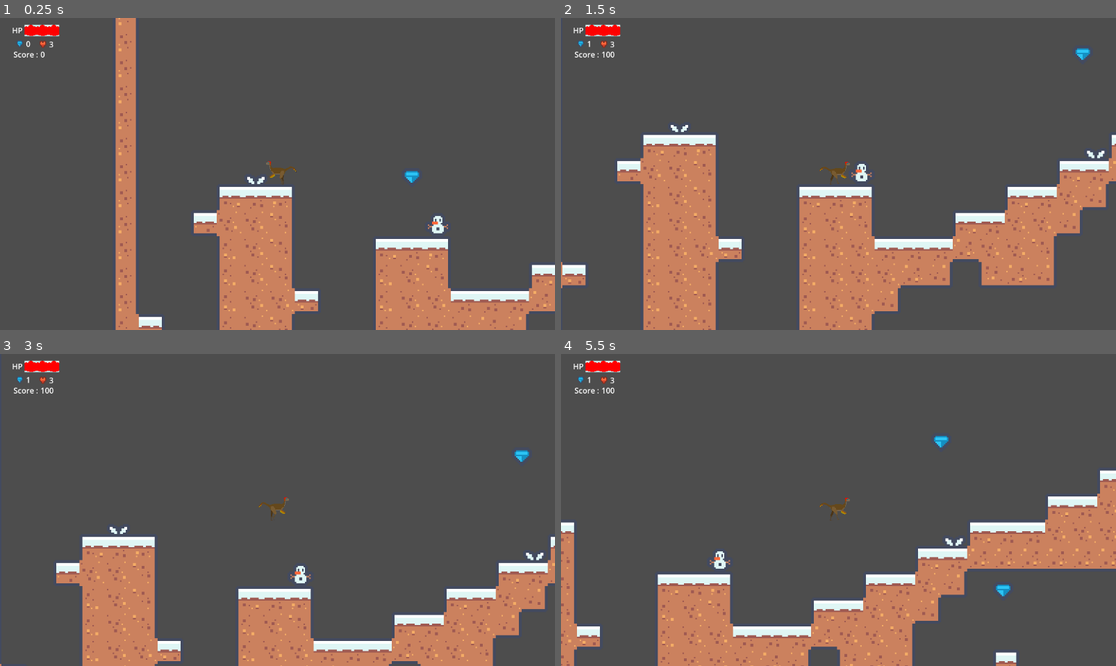
Above: before the commit, frames 1-4 (two rows, left to right).
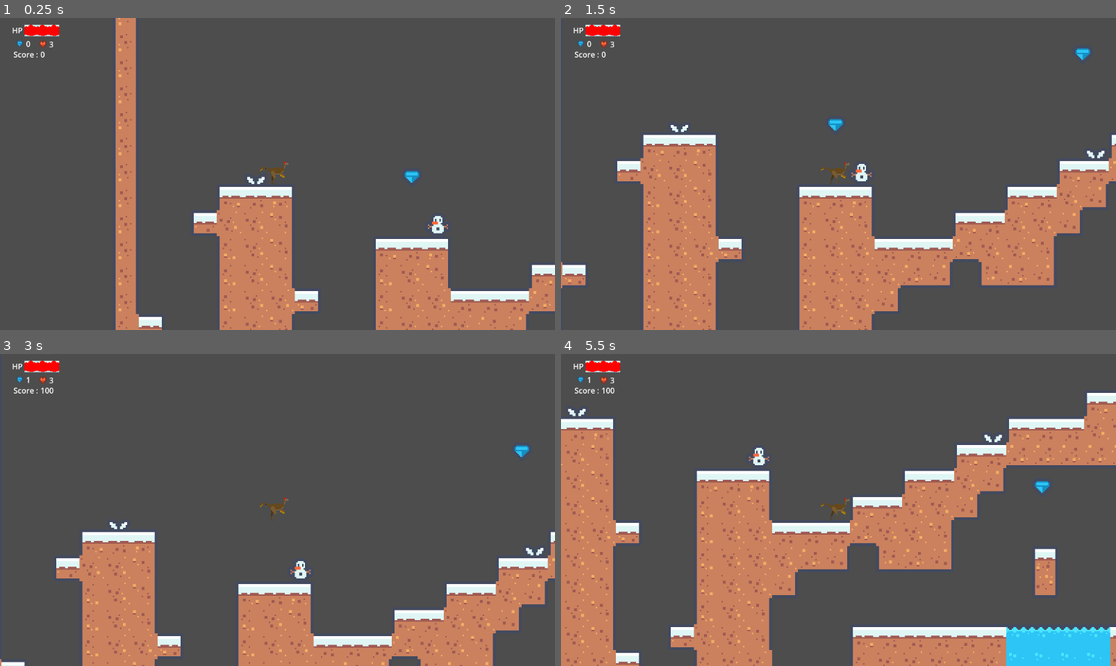
Above: after the commit, the same moments.

Repository: fay0026/Godot_platformer
Game: Godot game, scene res://scenes/jeu.tscn
Same seed, same stepped clock (60 frames per second), same inputs: the game is played once before the commit and once after it.
Inputs:
- Up to frame 1 (0.25 s): no input
- Up to frame 2 (1.5 s): tap Enter (ui_accept) at 0.5, 0.6, 0.77, 1.07, 1.35 s; hold Right (ui_right) from 0.53 s (still down)
- Up to frame 3 (3 s): tap Enter (ui_accept) at 1.52, 1.82, 2.1, 2.85 s; release Right (ui_right) at 2.03 s; hold Left (ui_left) 2.03-2.78 s; hold Right (ui_right) from 2.78 s (still down)
- Up to frame 4 (5.5 s): tap Enter (ui_accept) at 3.02, 3.32, 3.6, 3.77, 4.07, 4.35, 4.52, 4.82, 5.1 s; release Right (ui_right) at 4.28 s; hold Left (ui_left) 4.28-5.03 s; hold Right (ui_right) from 5.03 s (still down)

The runs differ from the first frame. In frame 1, less than 0.1% of the frame differs, in the area x 46-54%, y 45-54%; in frame 2, 0.1%; in frame 3, 6.2%; in frame 4, 43%, in the area x 0-100%, y 12-100%.

Commit message:
Problème avec l'agencement du personnage réglé

Diff:
--- a/scenes/personnage.tscn
+++ b/scenes/personnage.tscn
@@ -1,7 +1,6 @@
-[gd_scene load_steps=24 format=3 uid="uid://bvcqpoxfstguq"]
+[gd_scene load_steps=23 format=3 uid="uid://bvcqpoxfstguq"]
 
 [ext_resource type="Script" path="res://scenes/scripts/personnage.gd" id="1_jmf12"]
-[ext_resource type="Script" path="res://scenes/scripts/movement.gd" id="1_nw3vc"]
 [ext_resource type="Texture2D" uid="uid://cvl50n0giglrt" path="res://Assets/sprites/tile_0002.png" id="2_4rlrh"]
 [ext_resource type="Texture2D" uid="uid://chsk3ohe2fkdk" path="res://Assets/sprites/Invisible_raptor.png" id="2_7ldsv"]
 [ext_resource type="Texture2D" uid="uid://darrmdmryqggx" path="res://Assets/sprites/tile_0003.png" id="3_1rrom"]
@@ -141,32 +140,26 @@
 radius = 33.0
 height = 84.0
 
-[node name="Personnage" type="Node2D"]
+[node name="Personnage" type="CharacterBody2D"]
+collision_layer = 2
 script = ExtResource("1_jmf12")
 
-[node name="CharacterBody2D" type="CharacterBody2D" parent="."]
-collision_layer = 2
-script = ExtResource("1_nw3vc")
-
-[node name="AnimatedSprite2D" type="AnimatedSprite2D" parent="CharacterBody2D"]
+[node name="AnimatedSprite2D" type="AnimatedSprite2D" parent="."]
 position = Vector2(0, -6)
-scale = Vector2(0.421132, 0.516667)
+scale = Vector2(0.4, 0.5)
 sprite_frames = SubResource("SpriteFrames_2lpkw")
 animation = &"Raptor_walk"
-frame = 11
-frame_progress = 0.787654
 speed_scale = 4.0
 metadata/_edit_lock_ = true
 
-[node name="Camera2D" type="Camera2D" parent="CharacterBody2D"]
+[node name="Camera2D" type="Camera2D" parent="."]
 zoom = Vector2(3, 3)
 metadata/_edit_lock_ = true
 
-[node name="CollisionShape2D" type="CollisionShape2D" parent="CharacterBody2D"]
+[node name="CollisionShape2D" type="CollisionShape2D" parent="."]
 position = Vector2(-2, 2)
 rotation = 1.5708
 shape = SubResource("CapsuleShape2D_nf3cj")
-metadata/_edit_lock_ = true
 
 [node name="RemoteTransform2D" type="RemoteTransform2D" parent="."]
-remote_path = NodePath("../CharacterBody2D/Camera2D")
+remote_path = NodePath("../Camera2D")
--- a/scenes/scripts/movement.gd
+++ /dev/null
@@ -1,34 +0,0 @@
-extends CharacterBody2D
-
-@onready var animated_sprite_2d: AnimatedSprite2D = $AnimatedSprite2D
-
-const SPEED = 100.0
-const JUMP_VELOCITY = -400.0
-
-func _physics_process(delta: float) -> void:
-
-	# Add the gravity.
-	if not is_on_floor():
-		velocity += get_gravity() * delta
-
-	# Handle jump.
-	if Input.is_action_just_pressed("ui_accept") and is_on_floor():
-		velocity.y = JUMP_VELOCITY
-
-	# Get the input direction and handle the movement/deceleration.
-	# As good practice, you should replace UI actions with custom gameplay actions.
-	var direction := Input.get_axis("ui_left", "ui_right")
-	if direction:
-		velocity.x = direction * SPEED
-		$AnimatedSprite2D.play("Raptor_walk")
-	else:
-		velocity.x = move_toward(velocity.x, 0, SPEED)
-		$AnimatedSprite2D.stop()
-	if direction == 1 :
-		$AnimatedSprite2D.flip_h = false;
-	else :
-		$AnimatedSprite2D.flip_h = true;
-
-
-
-	move_and_slide()
--- a/scenes/scripts/personnage.gd
+++ b/scenes/scripts/personnage.gd
@@ -1,10 +1,13 @@
-extends Node2D
+extends CharacterBody2D
 
 var HP = 9
 signal health_changed
 var lives = 3
 signal lost_life
 signal game_over
+
+const SPEED = 100.0
+const JUMP_VELOCITY = -375.0
 
 func _on_spikes_ouch():
 	HP -= 1
@@ -13,16 +16,22 @@
 	elif lives != 1:
 		lives -= 1
 		lost_life.emit(lives)
+		print(position)
+		print(global_position)
+		to_global(Vector2(174, 119))
 		HP = 9;
 	else :
 		lives = 3
 		HP = 9
 		game_over.emit()
 
-func _on_death_watabebad():
+func _on_death_instakill():
 	if lives != 1:
 		lives -= 1
 		lost_life.emit(lives)
+		print(position)
+		print(global_position)
+		transform.origin = Vector2(174, 119)
 		HP = 9;
 	else :
 		lives = 3
@@ -36,3 +45,29 @@
 # Called every frame. 'delta' is the elapsed time since the previous frame.
 func _process(delta: float) -> void:
 	pass
+
+func _physics_process(delta: float) -> void:
+
+	# Add the gravity.
+	if not is_on_floor():
+		velocity += get_gravity() * delta
+
+	# Handle jump.
+	if Input.is_action_just_pressed("ui_accept") and is_on_floor():
+		velocity.y = JUMP_VELOCITY
+
+	# Get the input direction and handle the movement/deceleration.
+	# As good practice, you should replace UI actions with custom gameplay actions.
+	var direction := Input.get_axis("ui_left", "ui_right")
+	if direction:
+		velocity.x = direction * SPEED
+		$AnimatedSprite2D.play("Raptor_walk")
+	else:
+		velocity.x = move_toward(velocity.x, 0, SPEED)
+		$AnimatedSprite2D.stop()
+	if direction == 1 :
+		$AnimatedSprite2D.flip_h = false;
+	if direction == -1 :
+		$AnimatedSprite2D.flip_h = true;
+
+	move_and_slide()
